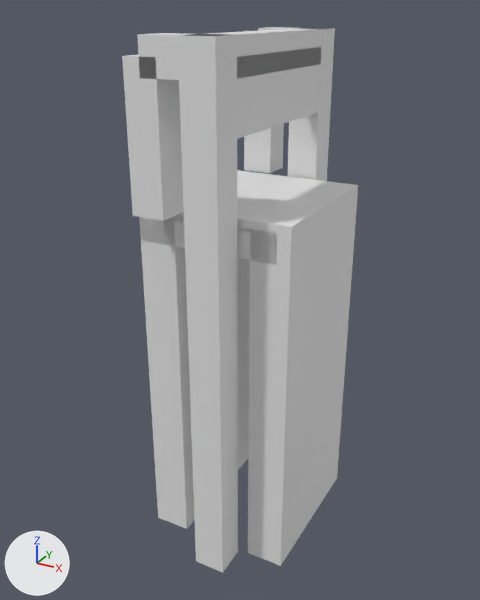
The glTF model models/amerongen/amerongen-brug-e938f4e1/amerongen-brug-e938f4e1.glb: old version first, new version second.
One viewpoint serves both versions: a 50 mm camera at (8.24, -15.76, 4.99) aimed at (-0.33, -0.18, -2.8). The lights are fixed; the arrows at lower left show +X, +Y and +Z. The older version comes first.

The first picture shows 'building:balans', 'building:balans 2', 'building:contragewicht', 'building:hamei', 'building:hamei 2', 'building:hangstang', 'building:hangstang 2', 'building:portaal', 'road:dek', 'road:inrit', 'road:landhoofd (aangenomen)', 'road:landhoofd (aangenomen) 2'.
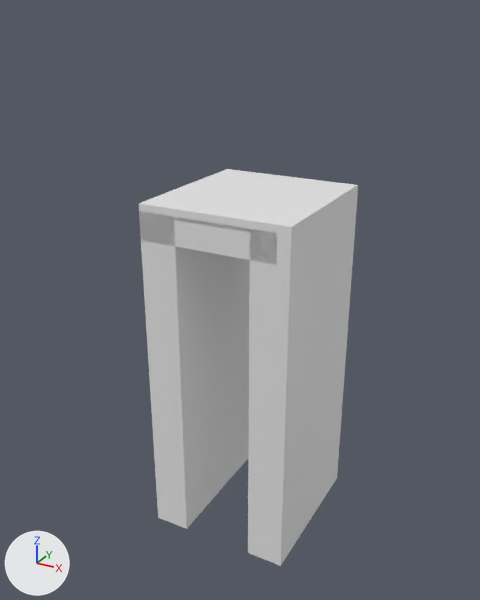
Changed parts and their boxes (x1, y1, x2, y2) in the pictures (480 x 600 px):
'building:hamei 2', deleted
    before: (177, 34, 238, 573)
'building:hangstang 2', deleted
    before: (122, 54, 184, 221)
'building:contragewicht', deleted
    before: (237, 47, 321, 139)
'building:hamei', deleted
    before: (287, 28, 335, 181)
'building:portaal', deleted
    before: (208, 28, 322, 79)
'building:balans 2', deleted
    before: (137, 33, 228, 80)
'building:hangstang', deleted
    before: (244, 124, 284, 173)
'building:balans', deleted
    before: (258, 27, 329, 31)
'road:dek', unchanged, uncovered by the edit
    before: (139, 217, 277, 265)
    after: (139, 211, 277, 265)

What the commit changed:
Object 'building:hamei' (ob_building_hamei) is deleted.
Object 'building:hamei 2' (ob_building_hamei_2) is deleted.
Object 'building:portaal' (ob_building_portaal) is deleted.
Object 'building:balans' (ob_building_balans) is deleted.
Object 'building:hangstang' (ob_building_hangstang) is deleted.
Object 'building:balans 2' (ob_building_balans_2) is deleted.
Object 'building:hangstang 2' (ob_building_hangstang_2) is deleted.
Object 'building:contragewicht' (ob_building_contragewicht) is deleted.
